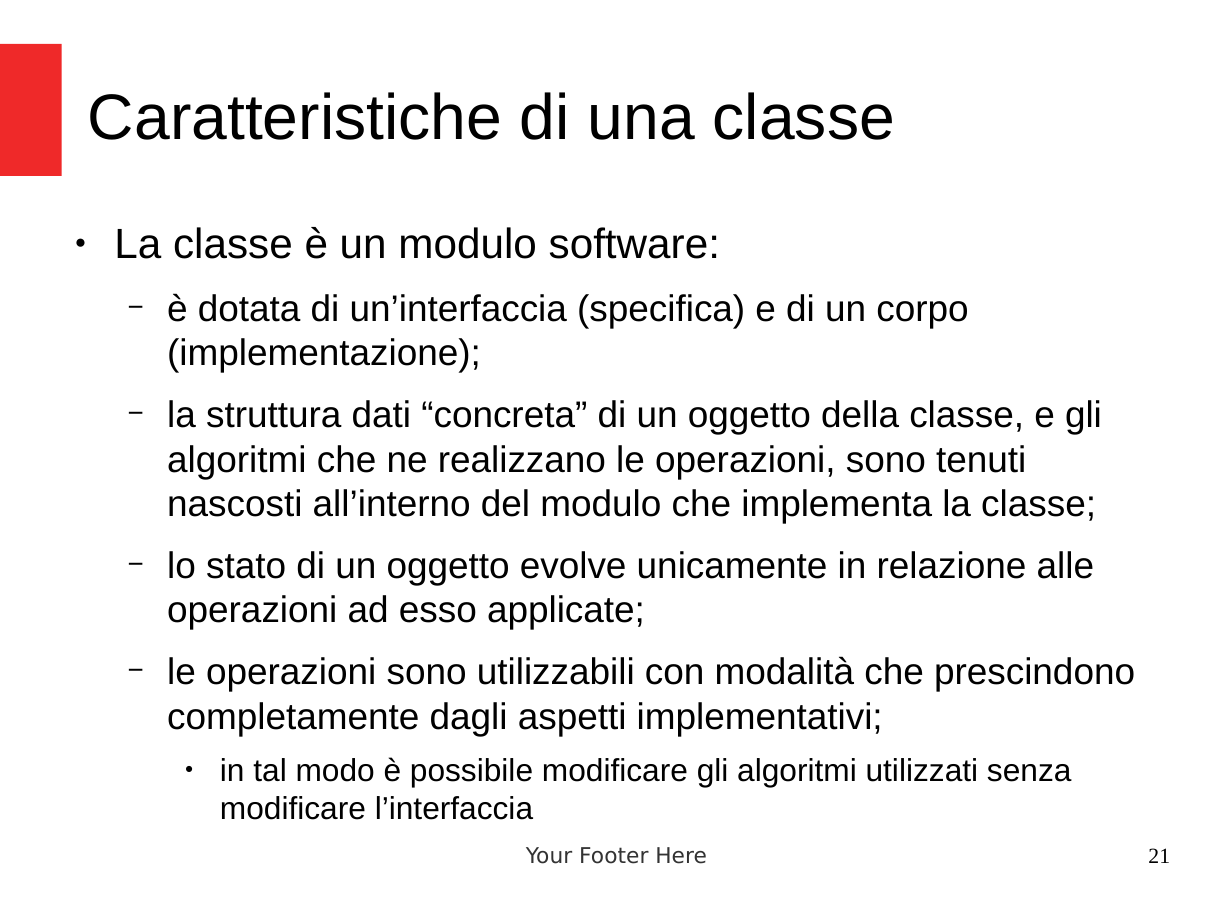
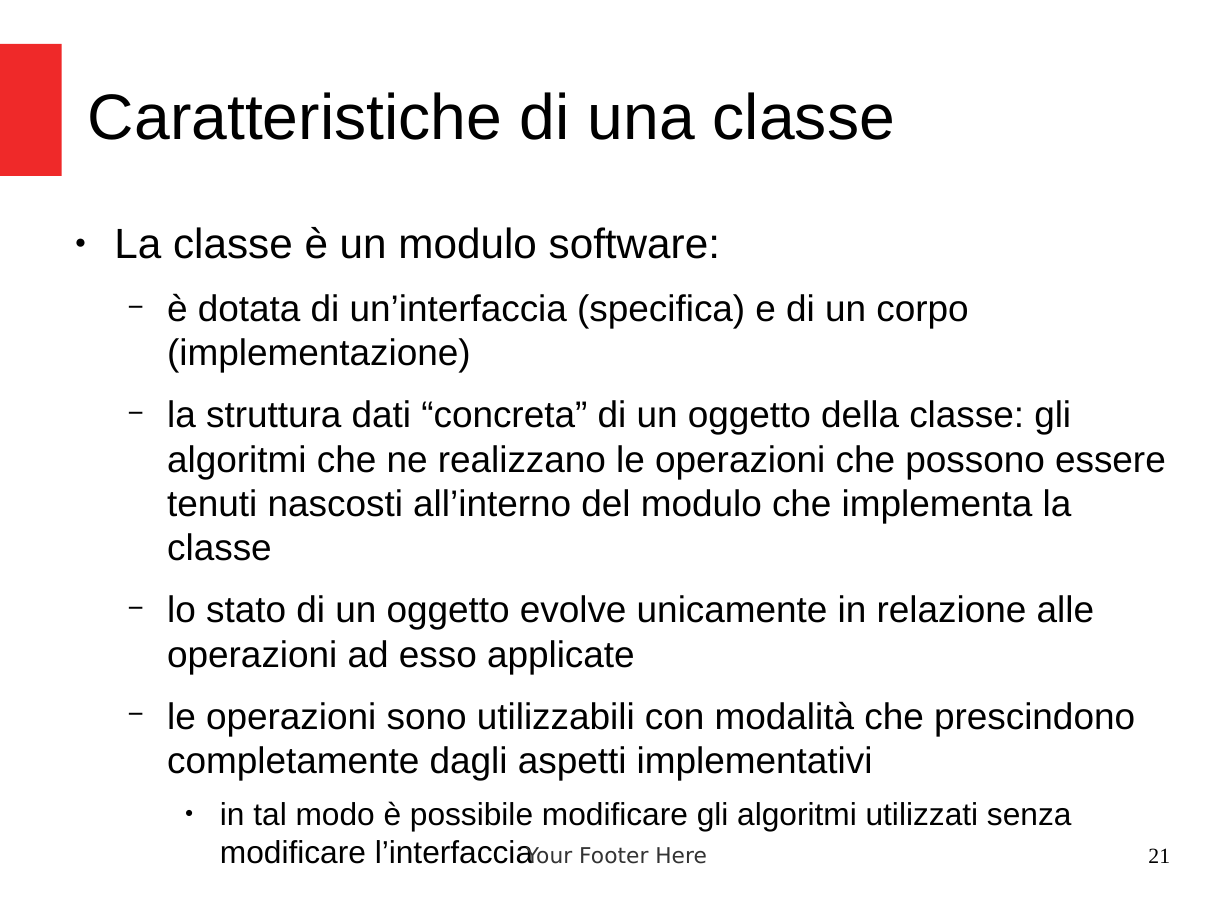
Before and after one commit to criluc/jdbc-tutorial, a slide deck: slide 21 of Introduzione a Java.odp. Drawn at 1232x924 pixels with LibreOffice and Linux fonts; fonts in the diff are those of the drawing. Boxes give left, top, right and bottom in pixels: in the first picture for what was removed or moved away, otherwise in the second. Text is boxed around its words. In the diff, an @@ line names an element or a change of style, - is before the commit and + after.

Commit message:
Piccole correzioni alle slide

```diff
--- a/Introduzione a Java.odp
+++ b/Introduzione a Java.odp
@@ text at (x1=167, y1=293, x2=1166, y2=780): text changed @@
-  − è dotata di un’interfaccia (specifica) e di un corpo (implementazione);
-  − la struttura dati “concreta” di un oggetto della classe, e gli algoritmi che ne realizzano le operazioni, sono tenuti nascosti all’interno del modulo che implementa la classe;
-  − lo stato di un oggetto evolve unicamente in relazione alle operazioni ad esso applicate;
-  − le operazioni sono utilizzabili con modalità che prescindono completamente dagli aspetti implementativi;
+  − è dotata di un’interfaccia (specifica) e di un corpo (implementazione)
+  − la struttura dati “concreta” di un oggetto della classe: gli algoritmi che ne realizzano le operazioni che possono essere tenuti nascosti all’interno del modulo che implementa la classe
+  − lo stato di un oggetto evolve unicamente in relazione alle operazioni ad esso applicate
+  − le operazioni sono utilizzabili con modalità che prescindono completamente dagli aspetti implementativi
```
Also in this commit, not shown: 20 other slides changed, 2 other files.
